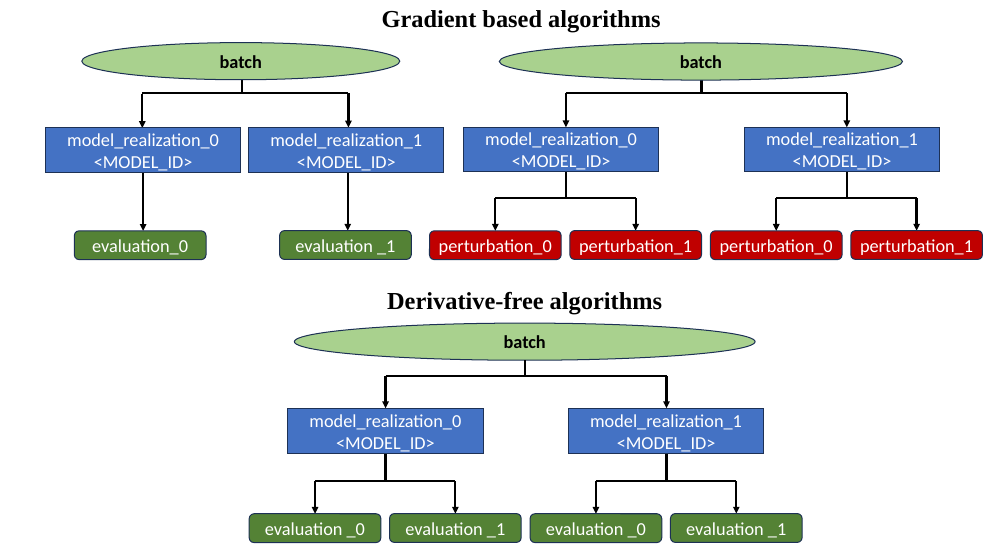
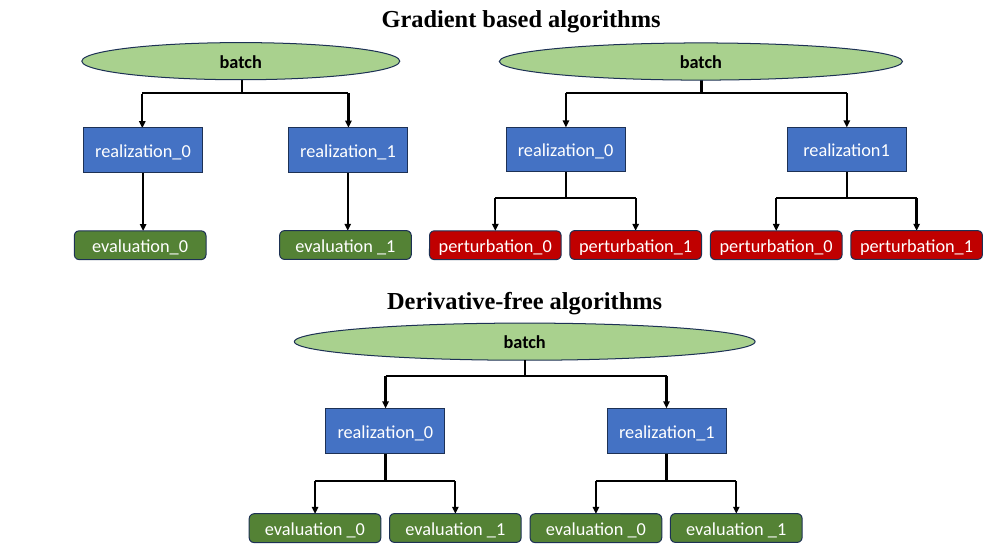
Before and after one commit to equinor/ert, a slide deck: slide 3 of docs/everest/images/Difference_Ert_Everest_DataModels.pptx. Drawn at 1008x549 pixels with LibreOffice and Linux fonts; fonts in the diff are those of the drawing. Boxes give left, top, right and bottom in pixels: in the first picture for what was removed or moved away, otherwise in the second. Text is boxed around its words. In the diff, an @@ line names an element or a change of style, - is before the commit and + after.

```diff
--- a/docs/everest/images/Difference_Ert_Everest_DataModels.pptx
+++ b/docs/everest/images/Difference_Ert_Everest_DataModels.pptx
@@ rectangle "realization_0": place and size @@
-rectangle "realization_0" at box(45, 127, 241, 172)
+rectangle "realization_0" at box(83, 127, 203, 172)
@@ text in rectangle at box(95, 144, 191, 160): text changed @@
-model_realization_0 <MODEL_ID>
+realization_0
@@ rectangle "realization_1": place and size @@
-rectangle "realization_1" at box(249, 127, 444, 172)
+rectangle "realization_1" at box(288, 127, 407, 172)
@@ text in rectangle at box(300, 144, 396, 160): text changed @@
-model_realization_1 <MODEL_ID>
+realization_1
@@ rectangle "realization_0": place and size @@
-rectangle "realization_0" at box(464, 127, 659, 172)
+rectangle "realization_0" at box(506, 127, 625, 172)
@@ text in rectangle at box(518, 143, 614, 159): text changed @@
-model_realization_0 <MODEL_ID>
+realization_0
@@ rectangle "realization1": place and size @@
-rectangle "realization1" at box(745, 127, 940, 172)
+rectangle "realization1" at box(787, 127, 906, 172)
@@ text in rectangle at box(803, 143, 890, 156): text changed @@
-model_realization_1 <MODEL_ID>
+realization1
@@ rectangle "realization_0": place and size @@
-rectangle "realization_0" at box(287, 408, 483, 453)
+rectangle "realization_0" at box(326, 408, 445, 453)
@@ rectangle "realization_1": place and size @@
-rectangle "realization_1" at box(568, 408, 764, 453)
+rectangle "realization_1" at box(607, 408, 726, 453)
@@ text in rectangle at box(338, 425, 434, 441): text changed @@
-model_realization_0 <MODEL_ID>
+realization_0
@@ text in rectangle at box(619, 425, 715, 441): text changed @@
-model_realization_1 <MODEL_ID>
+realization_1
```
Also in this commit, not shown: 1 other slide changed, 3 other files.
